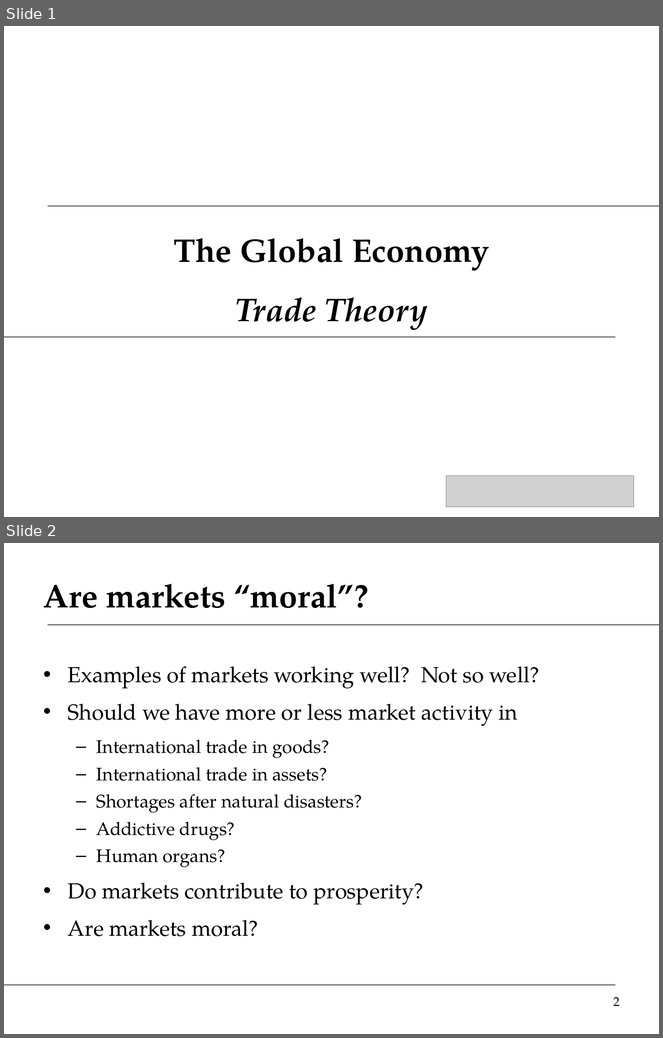
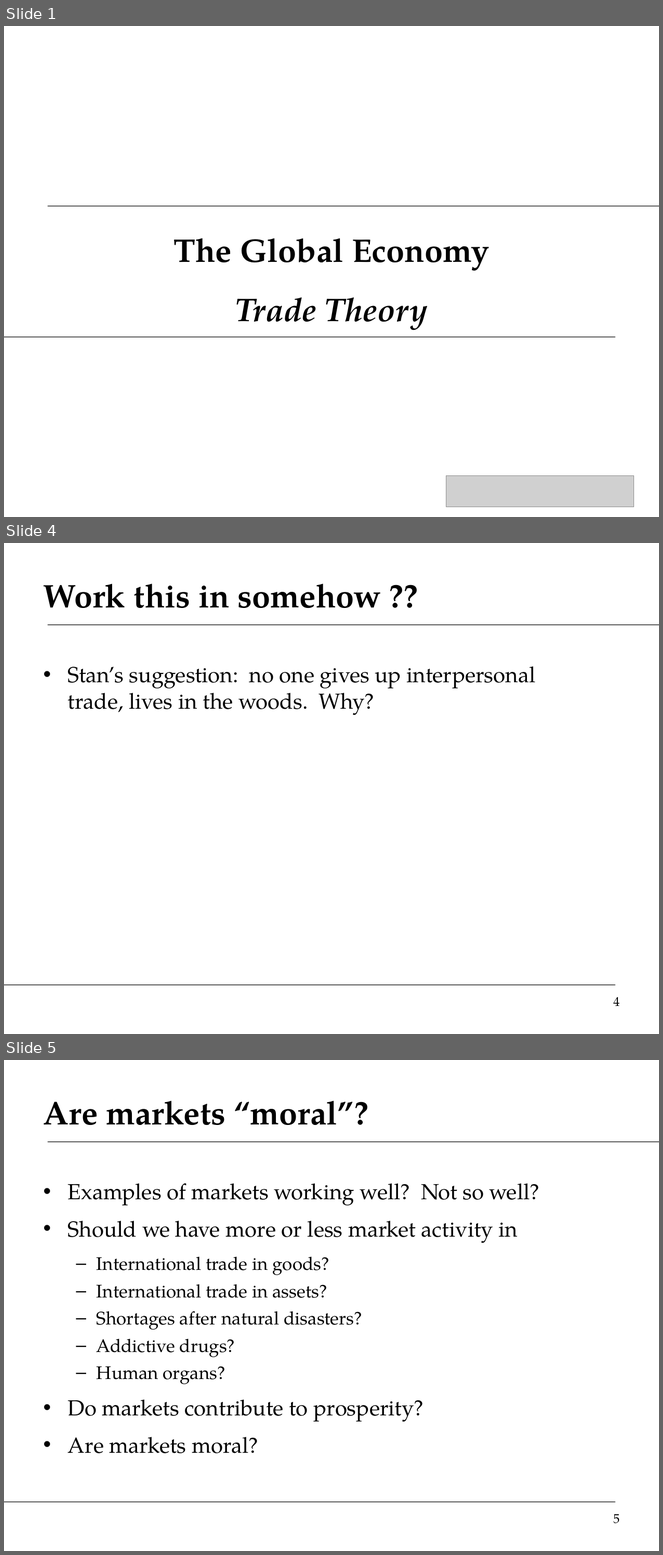
Before and after one commit to DaveBackus/Global_Economy, a slide deck: Slides/slides_trade_f14.pptx. Shown one above the other, each under a label of ours: slides 1 and 2 before the commit, slides 1, 4 and 5 after it; the slides between them are not shown. The pictures are 663x1038 and 663x1555 pixels, drawn with LibreOffice and Linux fonts; fonts in the diff are those of the drawing; grey boxes stand for pictures. Boxes give left, top, right and bottom in pixels: in the first picture for what was removed or moved away, otherwise in the second. Text is boxed around its words. In the diff, an @@ line names an element or a change of style, - is before the commit and + after.

```diff
--- a/Slides/slides_trade_f14.pptx
+++ b/Slides/slides_trade_f14.pptx
@@ slide 4 added at [4,543,659,1034], background #FFFFFF; not listed: 2 template elements that a slide beside it also shows @@
@@ title added at [44,584,381,608], 36 pt, text #000000, bold @@
+Work this in somehow ??
@@ text added at [68,666,536,715], 24 pt, text #000000 @@
+• Stan’s suggestion: no one gives up interpersonal trade, lives in the woods. Why?
@@ page number added at [613,997,620,1006], 14 pt, text #000000 @@
+4
@@ what was slide 2 is now slide 5 @@
@@ page number at [613,1514,620,1524]: text changed @@
-2
+5
```
Also in this commit, not shown: 2 other slides added, 23 other files.
